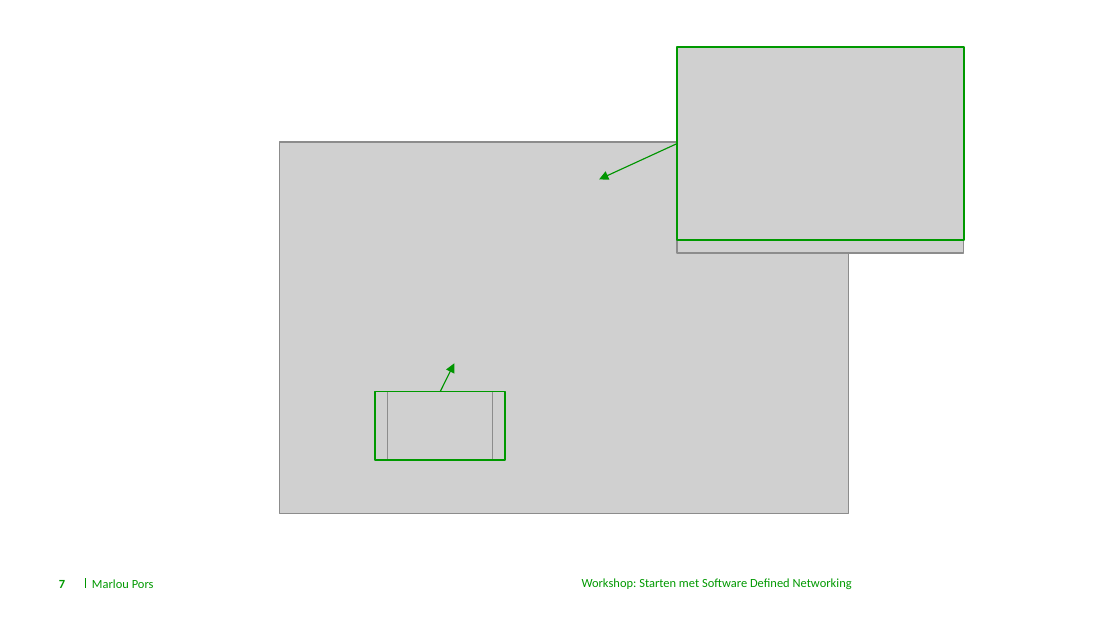
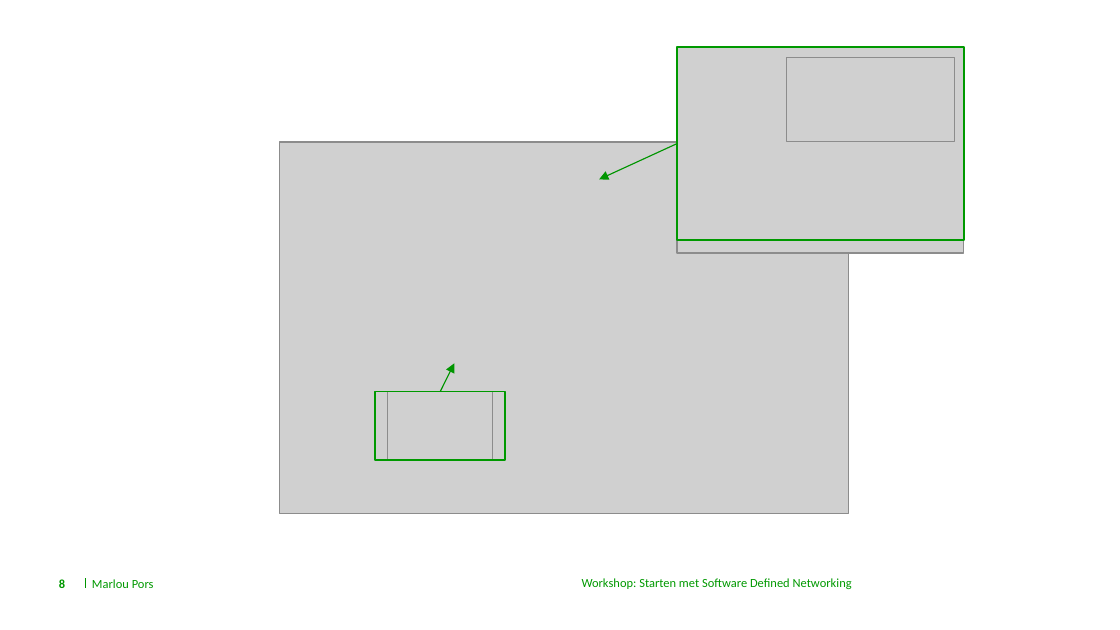
Before and after one commit to Marlou16/sdn-tutorial, a slide deck: slide 8 of Workshop Presentatie.pptx (slide 7 before the commit). Drawn at 1120x630 pixels with LibreOffice and Linux fonts; fonts in the diff are those of the drawing; grey boxes stand for pictures; background and template pictures are left out. Boxes give left, top, right and bottom in pixels: in the first picture for what was removed or moved away, otherwise in the second. Text is boxed around its words. In the diff, an @@ line names an element or a change of style, - is before the commit and + after.

```diff
--- a/Workshop Presentatie.pptx
+++ b/Workshop Presentatie.pptx
@@ picture added at (x1=786, y1=57, x2=955, y2=141) @@
@@ page number at (x1=59, y1=579, x2=65, y2=588): text changed @@
-7
+8
```
Also in this commit, not shown: 1 slide added.
